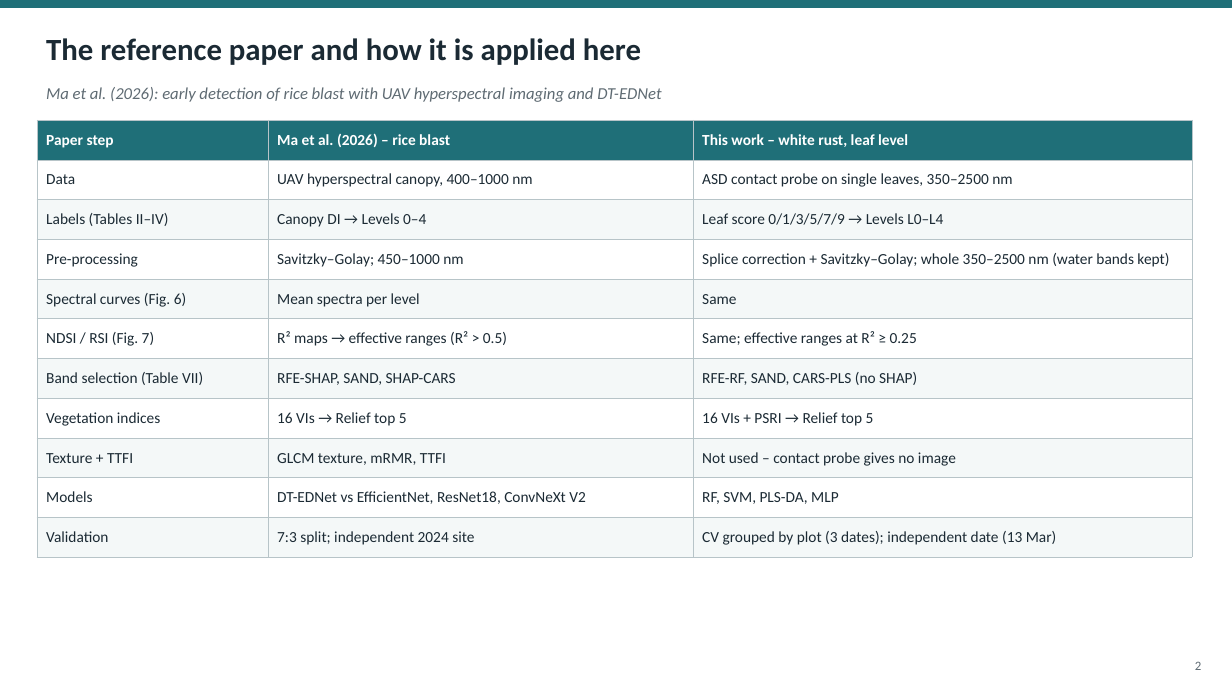
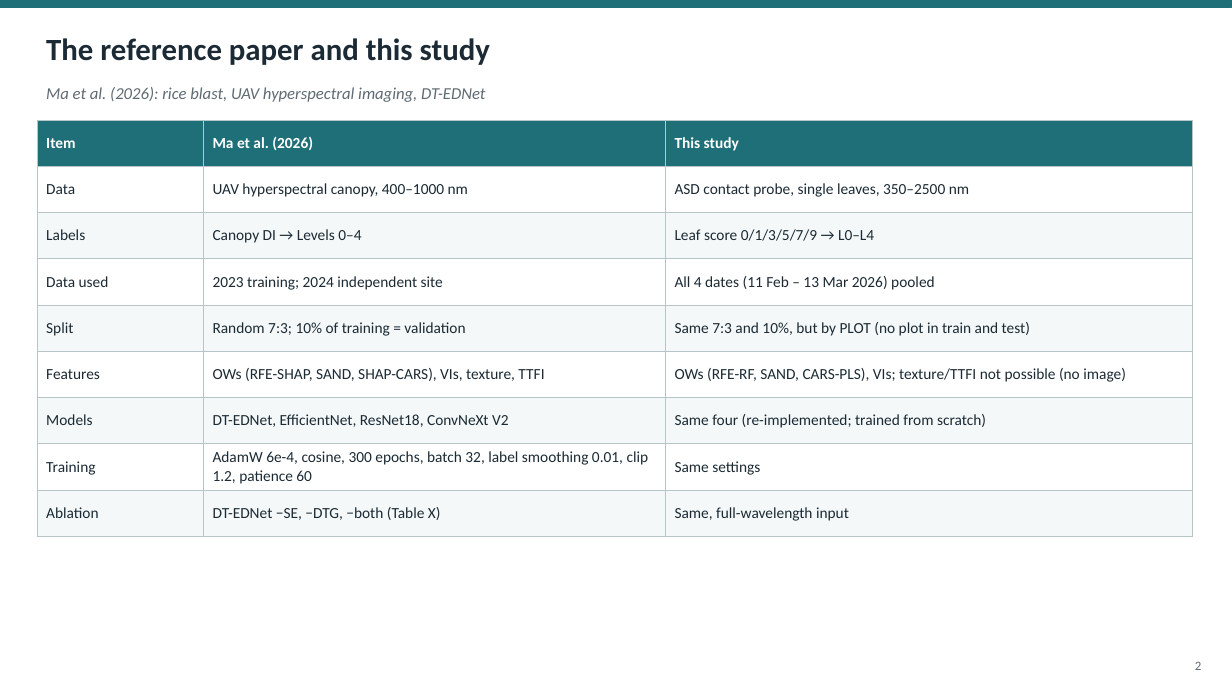
Before and after one commit to animesh270799-ctrl/meta, a slide deck: slide 2 of ASD_Leaf_WhiteRust_Seminar.pptx. Drawn at 1232x693 pixels with LibreOffice and Linux fonts; fonts in the diff are those of the drawing. Boxes give left, top, right and bottom in pixels: in the first picture for what was removed or moved away, otherwise in the second. Text is boxed around its words. In the diff, an @@ line names an element or a change of style, - is before the commit and + after.

```diff
--- a/ASD_Leaf_WhiteRust_Seminar.pptx
+++ b/ASD_Leaf_WhiteRust_Seminar.pptx
@@ text at box(46, 38, 490, 65): text changed @@
-The reference paper and how it is applied here
+The reference paper and this study
@@ text at box(46, 87, 485, 102): text changed @@
-Ma et al. (2026): early detection of rice blast with UAV hyperspectral imaging and DT-EDNet
+Ma et al. (2026): rice blast, UAV hyperspectral imaging, DT-EDNet
@@ table at box(37, 120, 1192, 525) @@
-row 1: Paper step | Ma et al. (2026) – rice blast | This work – white rust, leaf level
-row 2: Data | UAV hyperspectral canopy, 400–1000 nm | ASD contact probe on single leaves, 350–2500 nm
-row 3: Labels (Tables II–IV) | Canopy DI → Levels 0–4 | Leaf score 0/1/3/5/7/9 → Levels L0–L4
-row 4: Pre-processing | Savitzky–Golay; 450–1000 nm | Splice correction + Savitzky–Golay; whole 350–2500 nm (water bands kept)
-row 5: Spectral curves (Fig. 6) | Mean spectra per level | Same
-row 6: NDSI / RSI (Fig. 7) | R² maps → effective ranges (R² > 0.5) | Same; effective ranges at R² ≥ 0.25
-row 7: Band selection (Table VII) | RFE-SHAP, SAND, SHAP-CARS | RFE-RF, SAND, CARS-PLS (no SHAP)
-row 8: Vegetation indices | 16 VIs → Relief top 5 | 16 VIs + PSRI → Relief top 5
-row 9: Texture + TTFI | GLCM texture, mRMR, TTFI | Not used – contact probe gives no image
-row 10: Models | DT-EDNet vs EfficientNet, ResNet18, ConvNeXt V2 | RF, SVM, PLS-DA, MLP
-row 11: Validation | 7:3 split; independent 2024 site | CV grouped by plot (3 dates); independent date (13 Mar)
+row 1: Item | Ma et al. (2026) | This study
+row 2: Data | UAV hyperspectral canopy, 400–1000 nm | ASD contact probe, single leaves, 350–2500 nm
+row 3: Labels | Canopy DI → Levels 0–4 | Leaf score 0/1/3/5/7/9 → L0–L4
+row 4: Data used | 2023 training; 2024 independent site | All 4 dates (11 Feb – 13 Mar 2026) pooled
+row 5: Split | Random 7:3; 10% of training = validation | Same 7:3 and 10%, but by PLOT (no plot in train and test)
+row 6: Features | OWs (RFE-SHAP, SAND, SHAP-CARS), VIs, texture, TTFI | OWs (RFE-RF, SAND, CARS-PLS), VIs; texture/TTFI not possible (no image)
+row 7: Models | DT-EDNet, EfficientNet, ResNet18, ConvNeXt V2 | Same four (re-implemented; trained from scratch)
+row 8: Training | AdamW 6e-4, cosine, 300 epochs, batch 32, label smoothing 0.01, clip 1.2, patience 60 | Same settings
+row 9: Ablation | DT-EDNet −SE, −DTG, −both (Table X) | Same, full-wavelength input
```
Also in this commit, not shown: 13 other slides changed, 4 slides added, 5 slides removed, 10 other files.
